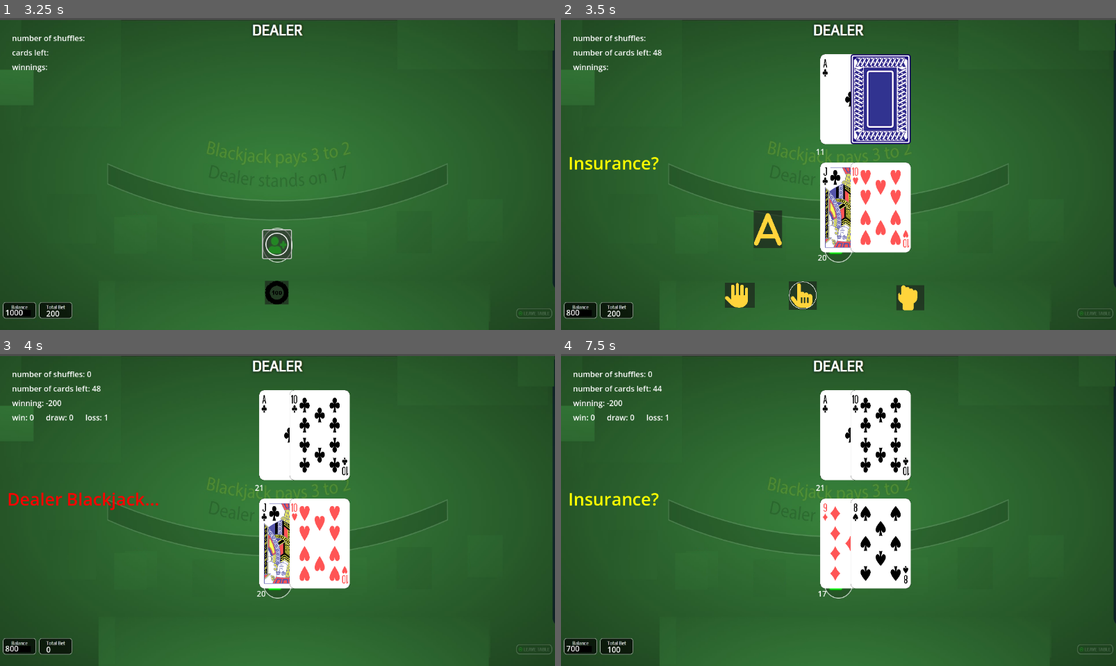
Above: before the commit, frames 1-4 (two rows, left to right).
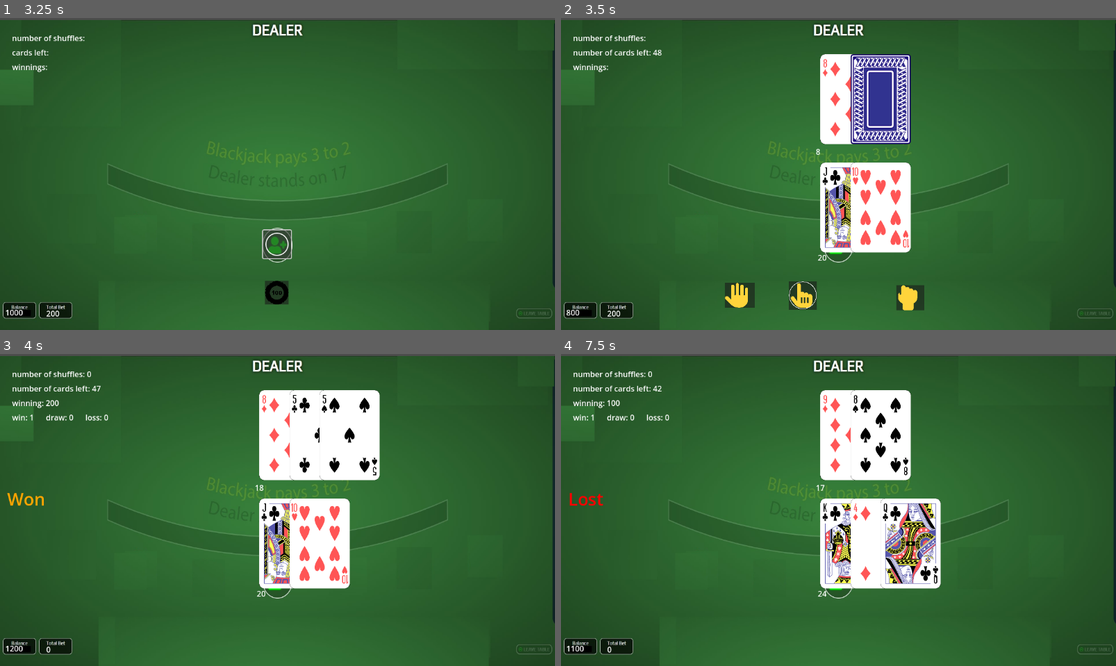
Above: after the commit, the same moments.

Repository: dooyoon/blackjack21-godot
Game: Godot game, scene res://main.tscn
Same seed, same stepped clock (60 frames per second), same inputs: the game is played once before the commit and once after it.
Inputs (mouse positions are in pixels of both pictures, inside the frame that each line leads up to):
- Up to frame 1 (3.25 s): click (277, 245) at 0.5 s; click (277, 292) at 1.25 s; click (277, 292) at 2 s; click (277, 245) at 2.75 s
- Up to frame 2 (3.5 s): no input
- Up to frame 3 (4 s): click (177, 631) at 3.5 s
- Up to frame 4 (7.5 s): tap Enter at 4.25 s; tap Space at 5 s; click (838, 628) at 5.75 s; click (838, 581) at 6.5 s; click (805, 631) at 7.25 s

Frame 1 is identical in both runs. In frame 2, 1.2% of the frame differs, in the area x 1-53%, y 13-74%; in frame 3, 3.0%; in frame 4, 5.0%, in the area x 0-69%, y 10-96%.

Commit message:
handle dealer's blackjack

Diff:
--- a/main.gd
+++ b/main.gd
@@ -12,7 +12,6 @@
 var stats = {'win':0, 'draw': 0, 'loss':0}
 var deplayForNewHand = 2 # senconds
 var loadedStats = false
-var here=false
 
 enum players {dealer, player1, split, none}
 enum colors {RED, BLUE, CYAN, ORANGE, GRAY, YELLOW}
@@ -64,7 +63,8 @@
 	return card
 
 func _ready():
-	loadGameStats()
+	#loadGameStats()
+	player1.balance = 1000
 
 	$Timer.wait_time = deplayForNewHand
 	showActions(actions.HIDE)
@@ -120,14 +120,14 @@
 	$placeBet.visible = false
 	$chip100.visible = false
 
-	#dealCard(players.dealer,null)
-	dealCard(players.dealer,mockCard('A'))
+	dealCard(players.dealer,null)
+	#dealCard(players.dealer,mockCard('A'))
 
 	dealCard(players.player1,null)
 	#dealCard(players.player1,mockCard(10))
 
-	#dealCard(players.dealer,null)
-	dealCard(players.dealer,mockCard(10))
+	dealCard(players.dealer,null)
+	#dealCard(players.dealer,mockCard(10))
 
 	dealCard(players.player1,null)
 	#dealCard(players.player1,mockCard('A'))
@@ -139,11 +139,6 @@
 	if dealer.hands.values()[0].hasAce:
 		message('Insurance?',colors.YELLOW)
 		$actions/Insurance.visible=true
-
-#	elif dealer.hands[1].score + dealer.hands[0].score == 21:
-#		dealer.hands[1].hidden=false
-#		showDealerHidden(dealer.hands[1])
-#		checkScore()
 
 func dealCard(to, custom):
 	# deal 1st card to player
@@ -218,7 +213,7 @@
 			player1.hands.values()[n].done = true
 			break
 
-	if allPlayersHandsDone():
+	if isAllPlayersHandsDone():
 		dealersTurn()
 		checkScore()
 		playsound()
@@ -230,7 +225,7 @@
 
 		updateStats()
 
-func allPlayersHandsDone():
+func isAllPlayersHandsDone():
 	var allhandsdone = true
 	for temphand in player1.hands.values():
 		if !temphand.done: allhandsdone = false
@@ -255,7 +250,11 @@
 	if dealer.hands.values()[0].cards.size() == 2 && dealer.hands.values()[0].score == 17 && 	dealer.hands.values()[0].hasAce:
 		soft17=true
 
-	while ((soft17 || dealer.hands.values()[0].score < 17) && liveHands):
+	while (
+		(soft17 || dealer.hands.values()[0].score < 17) &&
+		liveHands &&
+		!dealer.hands.values()[0].blackjack
+		):
 		dealCard(players.dealer,null)
 
 func checkScore():
@@ -392,9 +391,8 @@
 	updateMoney()
 
 func _hit_button_pressed():
-	if $actions/Insurance.visible == true:
-		$actions/Insurance.visible = false
-	if dealer.hands.values()[0].blackjack: dealersTurn(); return
+	if $actions/Insurance.visible: $actions/Insurance.visible = false
+	if dealer.hands.values()[0].blackjack: nextTurn(); return
 
 	for n in player1.hands.size():
 		if !player1.hands.values()[n].done:
@@ -407,17 +405,16 @@
 	nextTurn()
 
 func _double_button_pressed():
-	if $actions/Insurance.visible == true:
-		$actions/Insurance.visible = false
-	if dealer.hands[0].blackjack: dealersTurn(); return
+	if $actions/Insurance.visible: $actions/Insurance.visible = false
+	if dealer.hands.values()[0].blackjack: nextTurn(); return
 
 	for n in player1.hands.size():
-		if !player1.hands[n].done:
-			if player1.balance >= player1.hands[0].bet:
-				player1.balance -= player1.hands[n].bet
-				player1.totalBet += player1.hands[n].bet
-				player1.hands[n].bet = player1.hands[n].bet * 2
-				player1.hands[n].done = true
+		if !player1.hands.values()[n].done:
+			if player1.balance >= player1.hands.values()[n].bet:
+				player1.balance -= player1.hands.values()[n].bet
+				player1.totalBet += player1.hands.values()[n].bet
+				player1.hands.values()[n].bet = player1.hands.values()[n].bet * 2
+				player1.hands.values()[n].done = true
 				dealCard(players.player1,null)
 			else:
 				message('Don not have enough money!',colors.RED)
@@ -426,9 +423,8 @@
 	nextTurn()
 
 func _split_button_pressed():
-	if $actions/Insurance.visible == true:
-		$actions/Insurance.visible = false
-	if dealer.hands[0].blackjack: dealersTurn(); return
+	if $actions/Insurance.visible: $actions/Insurance.visible = false
+	if dealer.hands.values()[0].blackjack: nextTurn(); return
 
 	for n in player1.hands.size():
 		# hands still in play and only when there are only 2 cards for split.
Not shown: 1 places in main.tscn that only renumber resources
